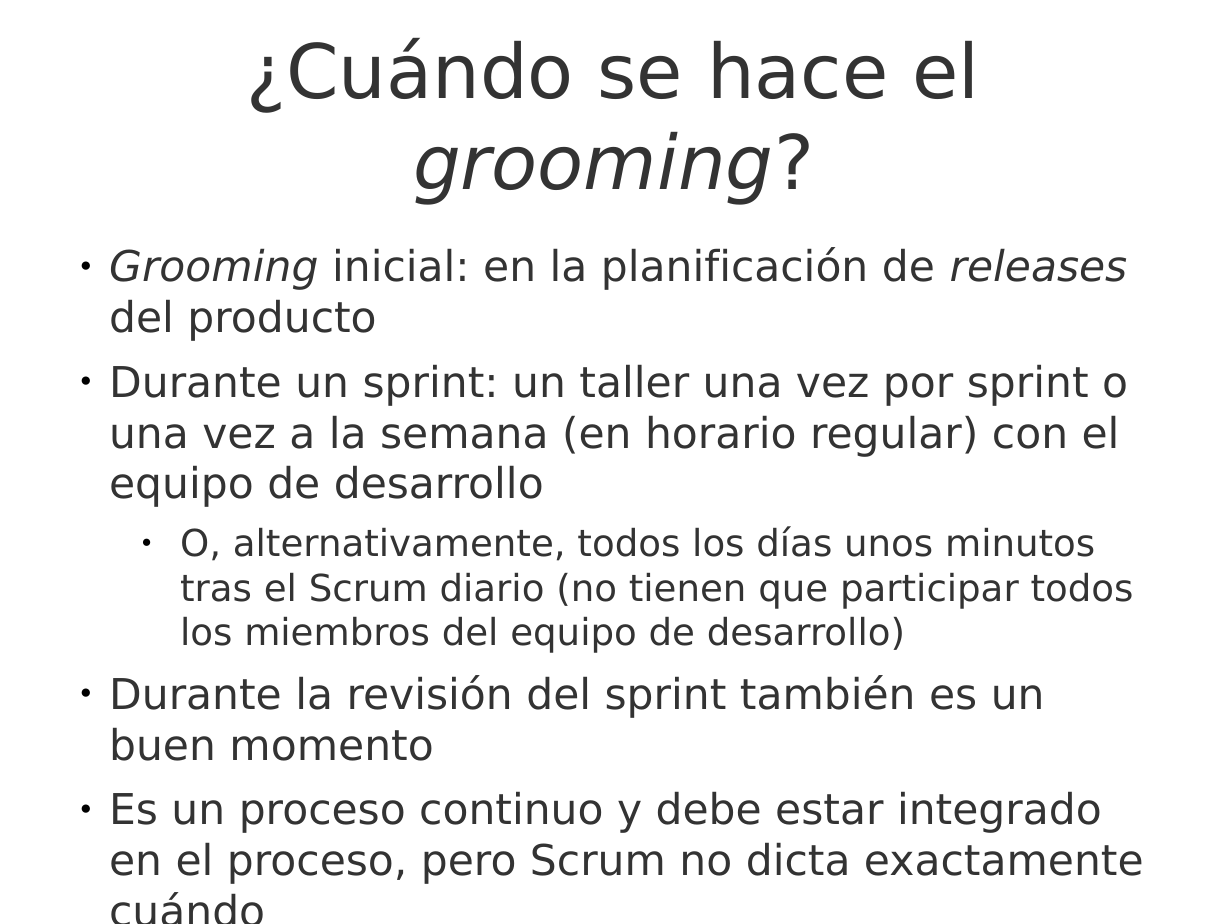
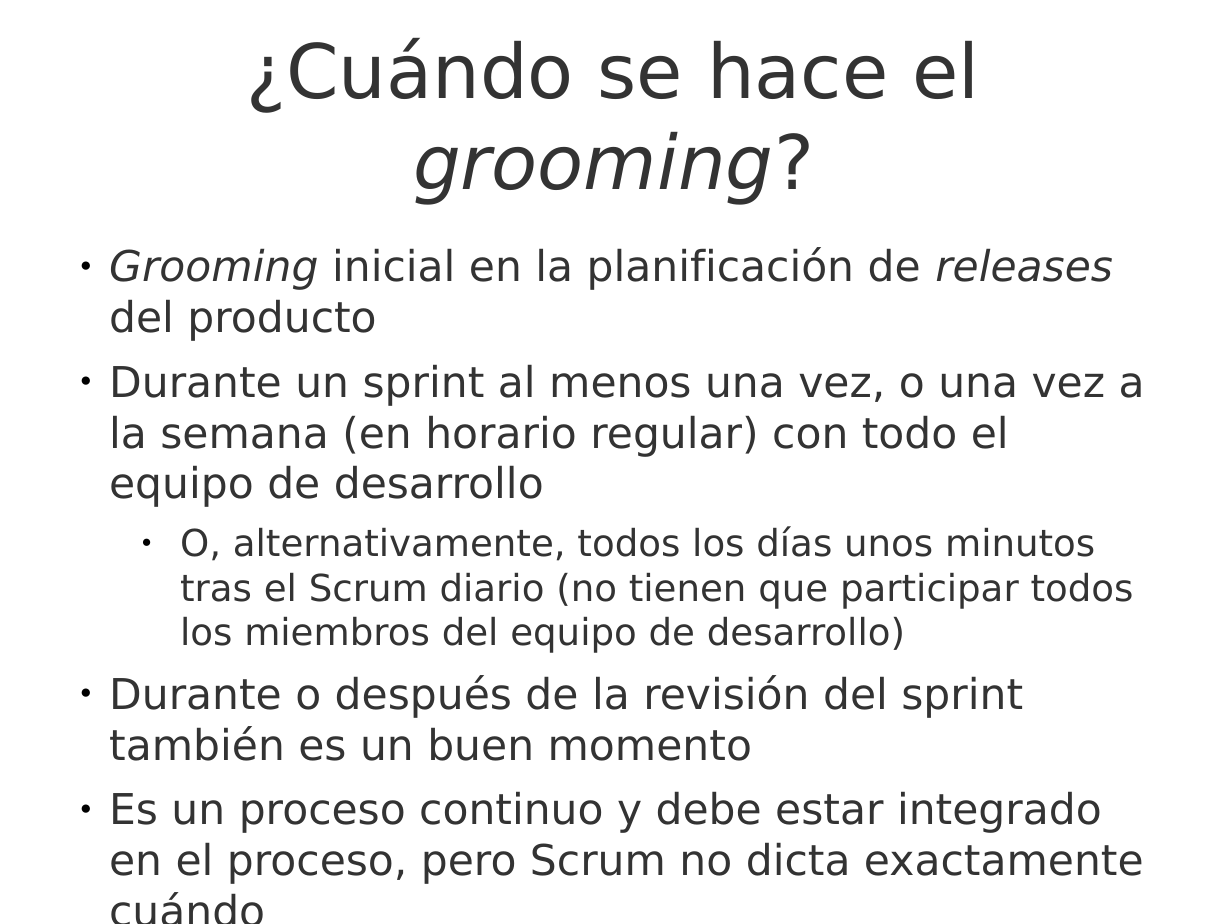
Before and after one commit to UNIZAR-30248-GeProSoft/scrum-slides, a slide deck: slide 15 of 7i_GPS-S05-Scrum-PilaDelProducto.odp. Drawn at 1232x924 pixels with LibreOffice and Linux fonts; fonts in the diff are those of the drawing; background and template pictures are left out. Boxes give left, top, right and bottom in pixels: in the first picture for what was removed or moved away, otherwise in the second. Text is boxed around its words. In the diff, an @@ line names an element or a change of style, - is before the commit and + after.

Commit message:
Movidas algunas cosas de estimación a planificación. Otros pequeños retoques

```diff
--- a/7i_GPS-S05-Scrum-PilaDelProducto.odp
+++ b/7i_GPS-S05-Scrum-PilaDelProducto.odp
@@ text at (109, 247, 1145, 507): text changed @@
-● Grooming inicial: en la planificación de releases del producto
-● Durante un sprint: un taller una vez por sprint o una vez a la semana (en horario regular) con el equipo de desarrollo
+● Grooming inicial en la planificación de releases del producto
+● Durante un sprint al menos una vez, o una vez a la semana (en horario regular) con todo el equipo de desarrollo
@@ text at (109, 675, 1023, 761): text changed @@
-● Durante la revisión del sprint también es un buen momento
+● Durante o después de la revisión del sprint también es un buen momento
```
Also in this commit, not shown: 24 other slides changed, 3 other files.
